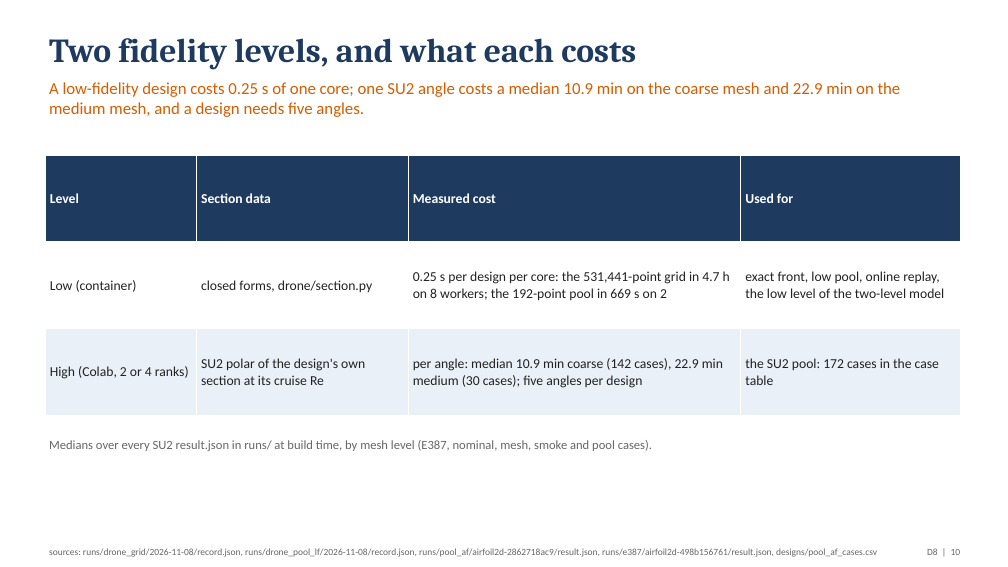
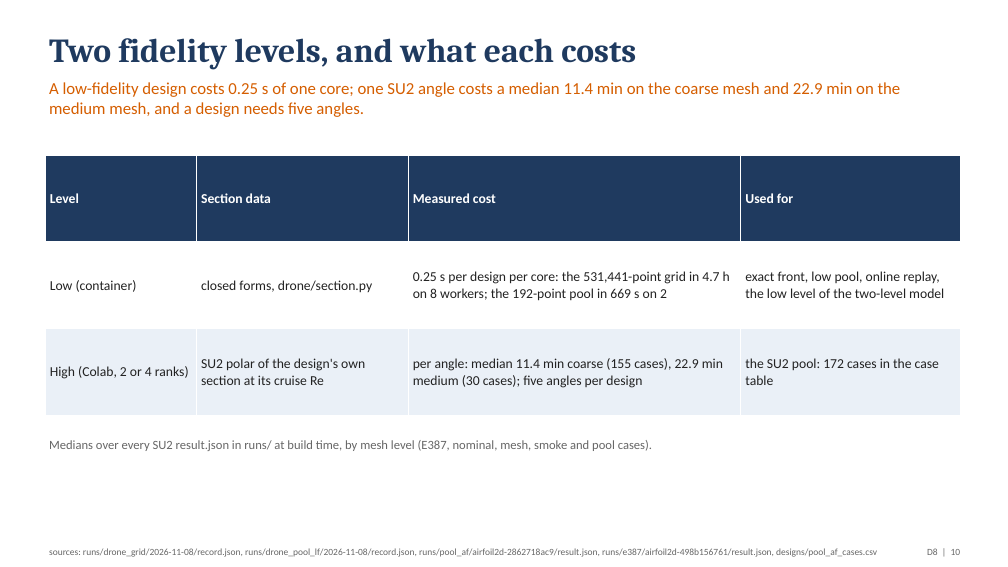
Before and after one commit to emarinhoss/ai-engineering, a slide deck: slide 10 of docs/talk/deck_drone.pptx. Drawn at 1008x567 pixels with LibreOffice and Linux fonts; fonts in the diff are those of the drawing. Boxes give left, top, right and bottom in pixels: in the first picture for what was removed or moved away, otherwise in the second. Text is boxed around its words. In the diff, an @@ line names an element or a change of style, - is before the commit and + after.

```diff
--- a/docs/talk/deck_drone.pptx
+++ b/docs/talk/deck_drone.pptx
@@ text at (49, 82, 901, 117): text changed @@
-A low-fidelity design costs 0.25 s of one core; one SU2 angle costs a median 10.9 min on the coarse mesh and 22.9 min on the medium mesh, and a design needs five angles.
+A low-fidelity design costs 0.25 s of one core; one SU2 angle costs a median 11.4 min on the coarse mesh and 22.9 min on the medium mesh, and a design needs five angles.
@@ table at (45, 155, 960, 416) @@
-row 3, column 3: per angle: median 10.9 min coarse (142 cases), 22.9 min medium (30 cases); five angles per design
+row 3, column 3: per angle: median 11.4 min coarse (155 cases), 22.9 min medium (30 cases); five angles per design
```
Also in this commit, not shown: 10 other slides changed, 5 other files.
